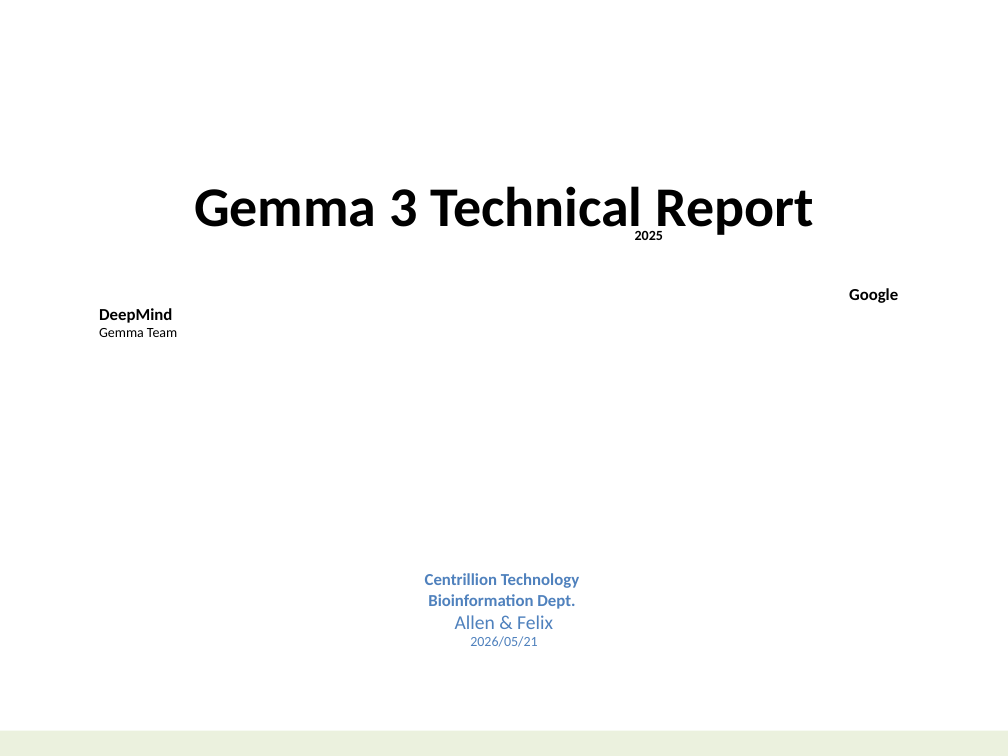
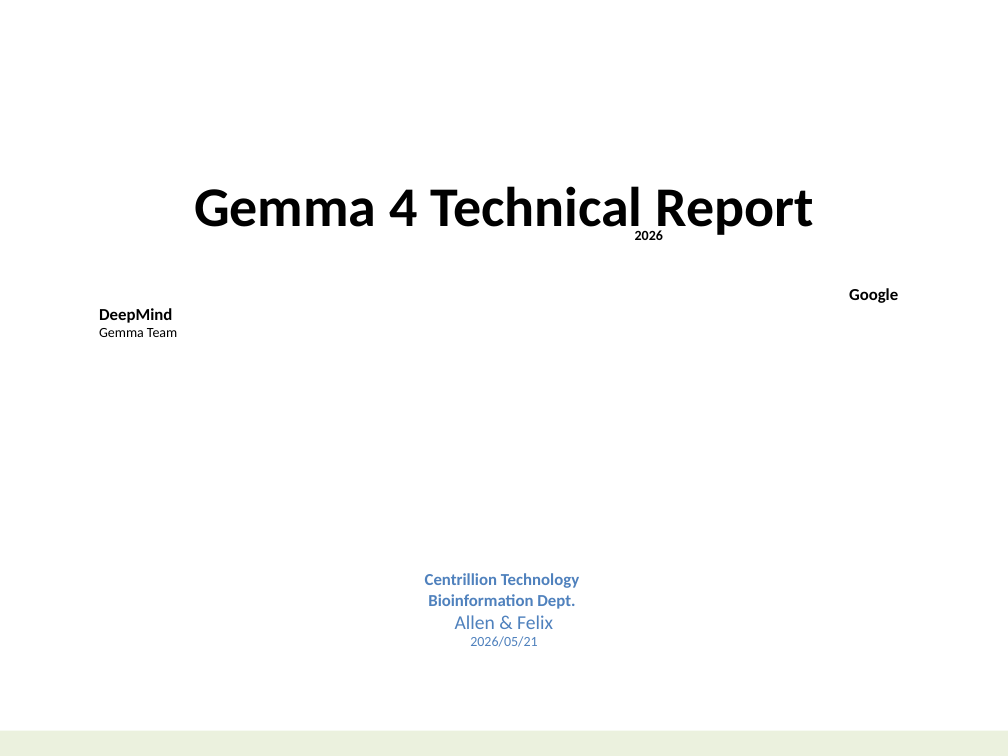
Before and after one commit to navibator/crazy-ai, a slide deck: slide 1 of ai-gemma.pptx. Drawn at 1008x756 pixels with LibreOffice and Linux fonts; fonts in the diff are those of the drawing. Boxes give left, top, right and bottom in pixels: in the first picture for what was removed or moved away, otherwise in the second. Text is boxed around its words. In the diff, an @@ line names an element or a change of style, - is before the commit and + after.

```diff
--- a/ai-gemma.pptx
+++ b/ai-gemma.pptx
@@ text at (194, 186, 813, 240): text changed @@
-Gemma 3 Technical Report
-2025
+Gemma 4 Technical Report
+2026
```
Also in this commit, not shown: 9 other slides changed, 4 slides added, 1 slide removed, 17 other files.
